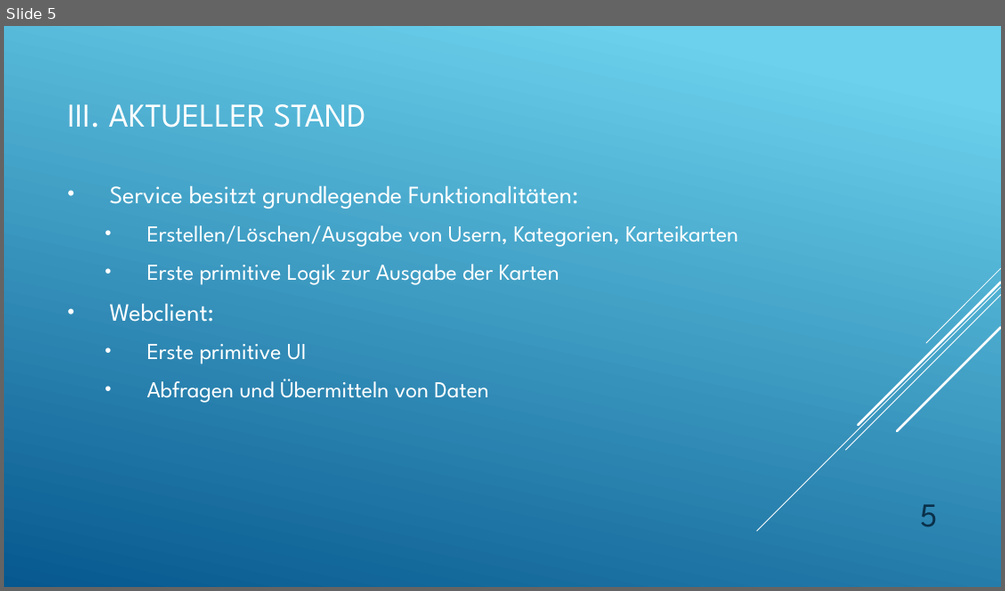
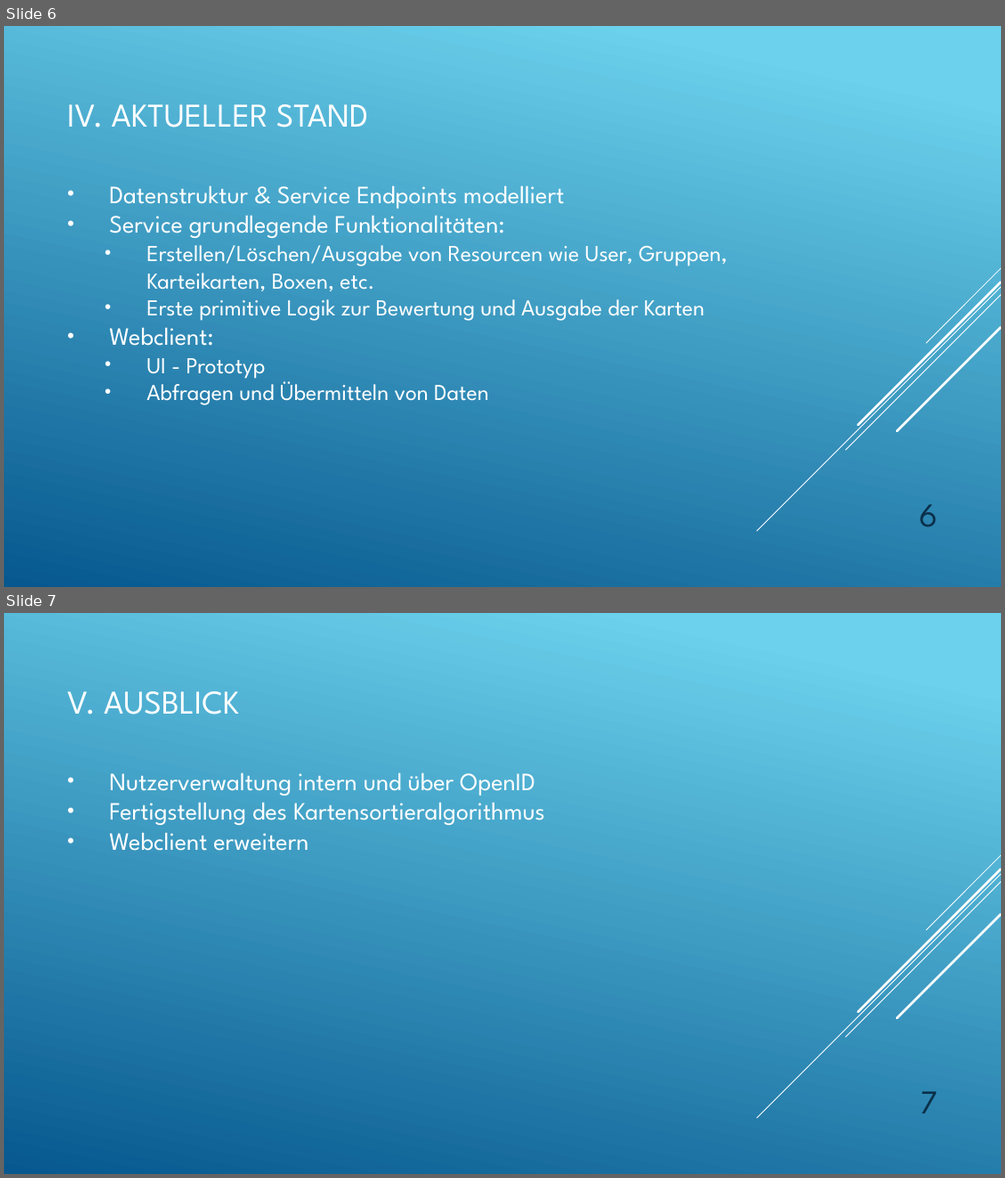
Before and after one commit to BuLLan/SCC_FlashCards, a slide deck: Zwischenpräsentation.pptx. Shown one above the other, each under a label of ours: slide 5 before the commit, slides 6 and 7 after it. The pictures are 1005x591 and 1005x1178 pixels, drawn with LibreOffice and Linux fonts; fonts in the diff are those of the drawing. Boxes give left, top, right and bottom in pixels: in the first picture for what was removed or moved away, otherwise in the second. Text is boxed around its words. In the diff, an @@ line names an element or a change of style, - is before the commit and + after.

```diff
--- a/Zwischenpräsentation.pptx
+++ b/Zwischenpräsentation.pptx
@@ slide 7 added at (4,613,1001,1174), background gradient #6ED2EB to #06588E; not listed: 5 template elements that a slide beside it also shows @@
@@ text added at (67,691,239,714), 32 pt, text #FFFFFF @@
+V. AUSBLICK
@@ text added at (109,772,545,851), 24 pt, text #FFFFFF @@
+• Nutzerverwaltung intern und über OpenID
+• Fertigstellung des Kartensortieralgorithmus
+• Webclient erweitern
@@ page number added at (920,1091,937,1113), 32 pt, text #0A304A @@
+7
@@ what was slide 5 is now slide 6 @@
@@ slide 6 changed as well @@
@@ text at (67,104,368,127): text changed @@
-III. AKTUELLER STAND
+IV. AKTUELLER STAND
@@ text at (109,185,728,321): text changed @@
-• Service besitzt grundlegende Funktionalitäten:
-  • Erstellen/Löschen/Ausgabe von Usern, Kategorien, Karteikarten
-  • Erste primitive Logik zur Ausgabe der Karten
+• Datenstruktur & Service Endpoints modelliert
+• Service grundlegende Funktionalitäten:
+  • Erstellen/Löschen/Ausgabe von Resourcen wie User, Gruppen, Karteikarten, Boxen, etc.
+  • Erste primitive Logik zur Bewertung und Ausgabe der Karten
@@ text at (146,358,266,378): text changed @@
-  • Erste primitive UI
+  • UI - Prototyp
@@ text at (146,377,489,405): less space between paragraphs @@
@@ page number at (919,504,937,527): text changed @@
-5
+6
```
Also in this commit, not shown: 4 other slides changed, 1 other slide added, 1 slide removed, 11 other files.
